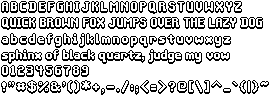
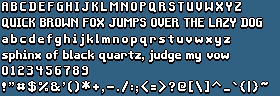
Layers edited between the first and the second (280, 96) image:
painted on "Background" over <box>105,36,190,54</box>
added layer "BG" over <box>0,0,280,96</box>
